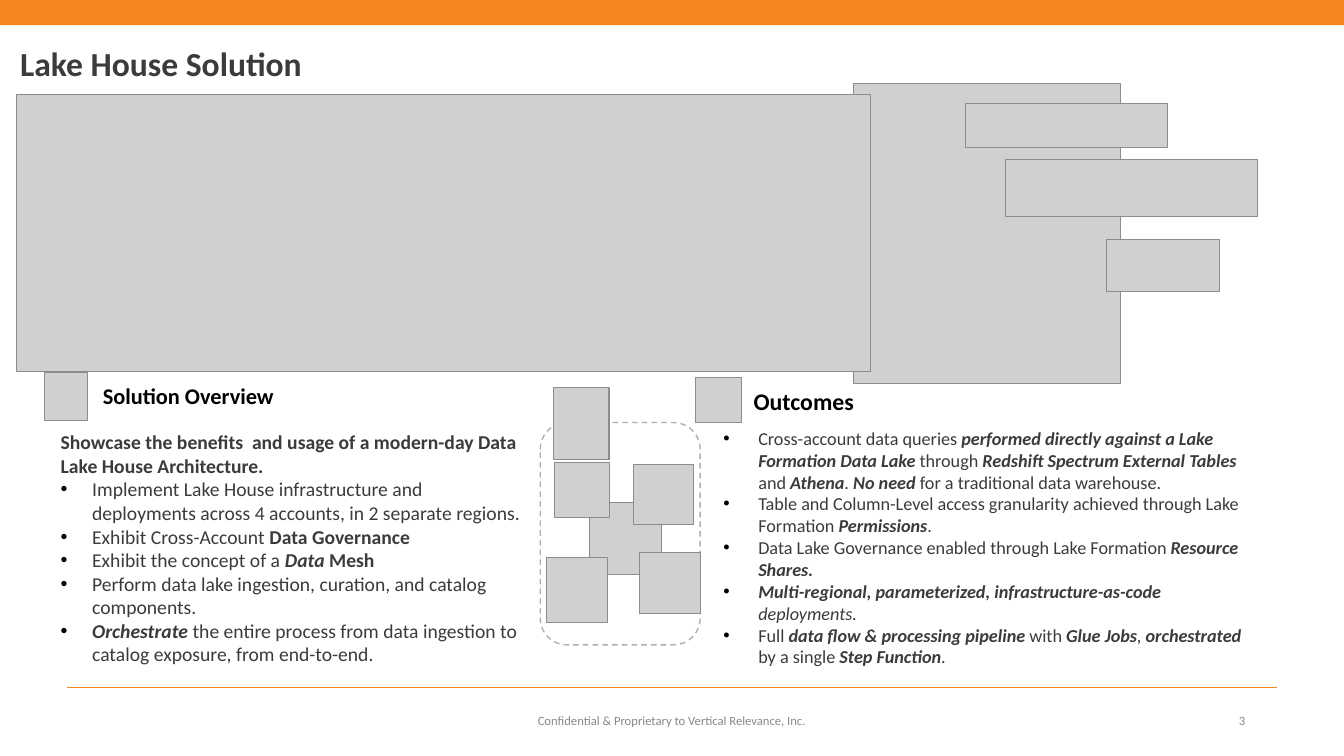
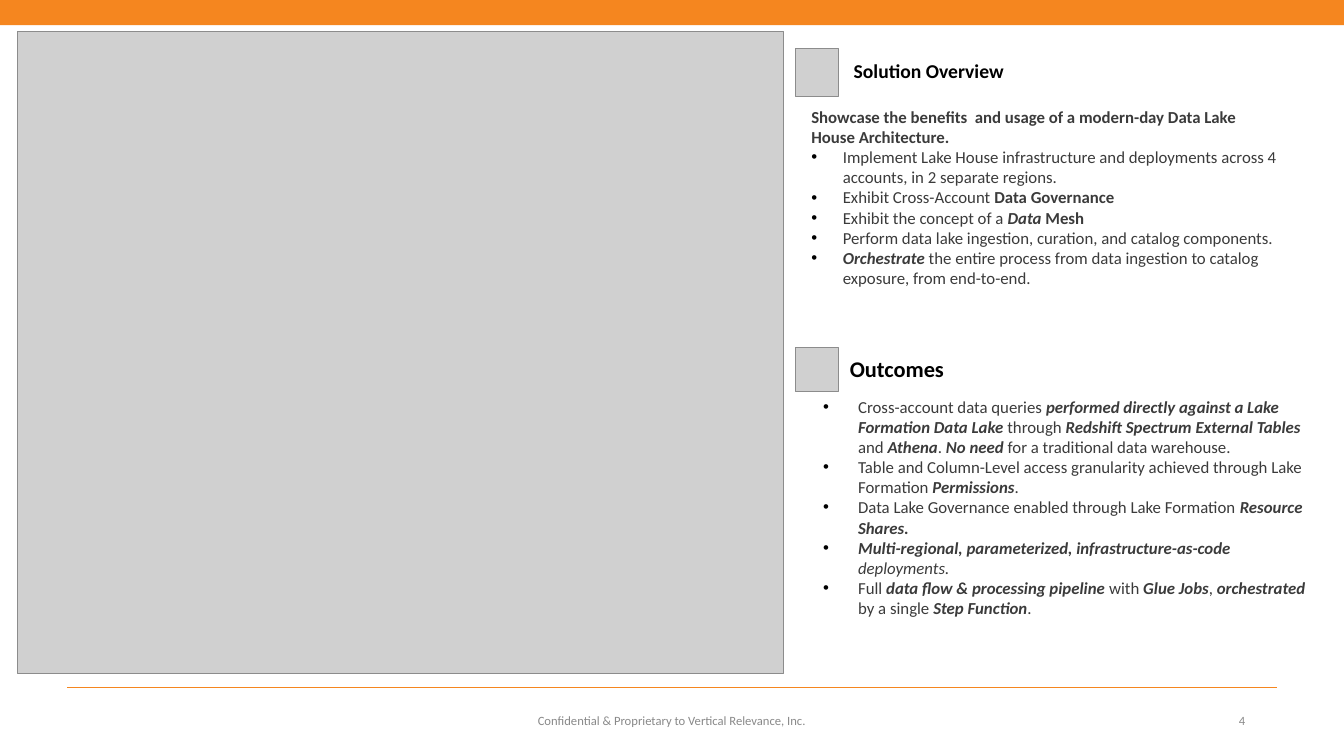
Before and after one commit to VerticalRelevance/LakeHouseFoundations-Blueprint, a slide deck: slide 4 of resources/Lake_House_Foundations_Solution_Slide.pptx (slide 3 before the commit). Drawn at 1344x756 pixels with LibreOffice and Linux fonts; fonts in the diff are those of the drawing; grey boxes stand for pictures; background and template pictures are left out. Boxes give left, top, right and bottom in pixels: in the first picture for what was removed or moved away, otherwise in the second. Text is boxed around its words. In the diff, an @@ line names an element or a change of style, - is before the commit and + after.

```diff
--- a/resources/Lake_House_Foundations_Solution_Slide.pptx
+++ b/resources/Lake_House_Foundations_Solution_Slide.pptx
@@ picture added at box(17, 31, 783, 674) @@
@@ title removed at box(20, 52, 302, 77) @@
-Lake House Solution
@@ text "Solution Overview" at box(854, 64, 1004, 78): size 16 to 14 pt @@
@@ picture removed at box(854, 84, 1121, 383) @@
@@ picture removed at box(17, 95, 871, 371) @@
@@ 2 texts, 1 picture: place and size @@
-2 texts, 1 picture at box(44, 372, 519, 665)
+2 texts, 1 picture at box(796, 48, 1276, 287)
@@ text "Showcase the benefits and usage ..." at box(811, 111, 1276, 287): size 14 to 12 pt @@
@@ picture removed at box(966, 104, 1169, 147) @@
@@ picture removed at box(1005, 159, 1258, 216) @@
@@ picture removed at box(1107, 239, 1220, 291) @@
@@ picture: place and size @@
-picture at box(696, 378, 742, 422)
+picture at box(796, 347, 838, 391)
@@ text "Outcomes": place and size @@
-text "Outcomes" at box(754, 394, 854, 410)
+text "Outcomes" at box(850, 362, 944, 377)
@@ text "Outcomes" at box(850, 362, 944, 377): size 17 to 16 pt @@
@@ picture removed at box(554, 387, 609, 459) @@
@@ text "Cross-account data queries performed directly ...": place and size @@
-text "Cross-account data queries performed directly ..." at box(758, 432, 1242, 666)
+text "Cross-account data queries performed directly ..." at box(858, 401, 1306, 617)
@@ text "Cross-account data queries performed directly ..." at box(858, 401, 1306, 617): size 13 to 12 pt @@
@@ rounded rectangle removed at box(540, 422, 701, 645) @@
@@ group removed at box(546, 463, 701, 623): 5 pictures @@
@@ page number at box(1239, 717, 1245, 725): text changed @@
-3
+4
```
Also in this commit, not shown: 1 other slide changed, 2 slides added, 1 slide removed, 2 other files.
